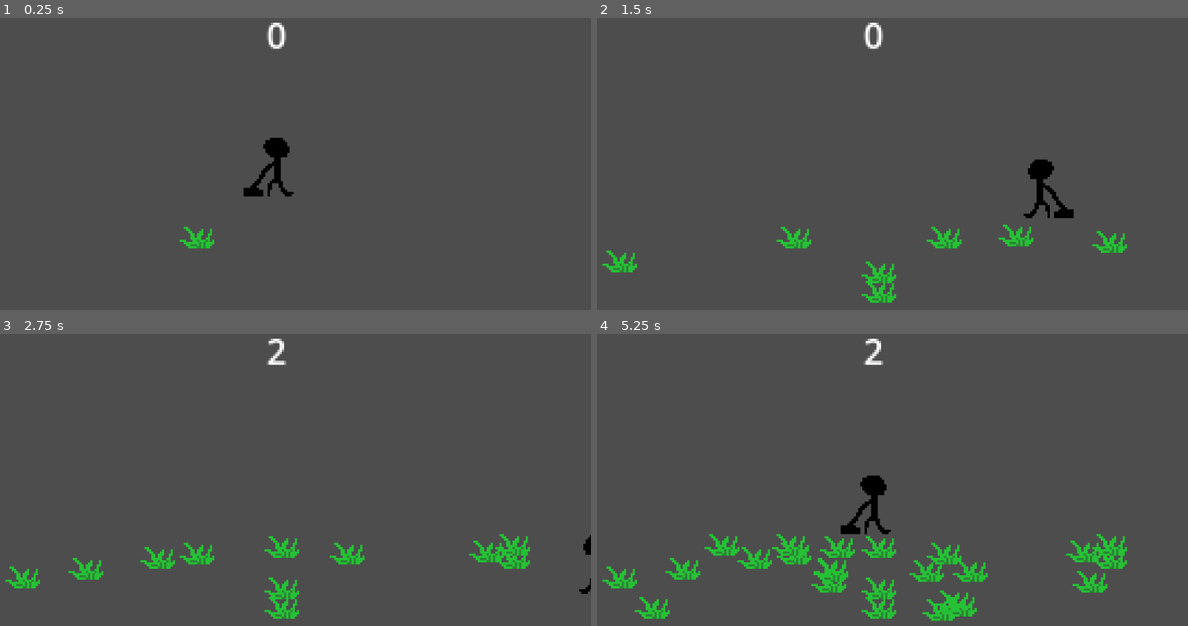
Above: before the commit, frames 1-4 (two rows, left to right).
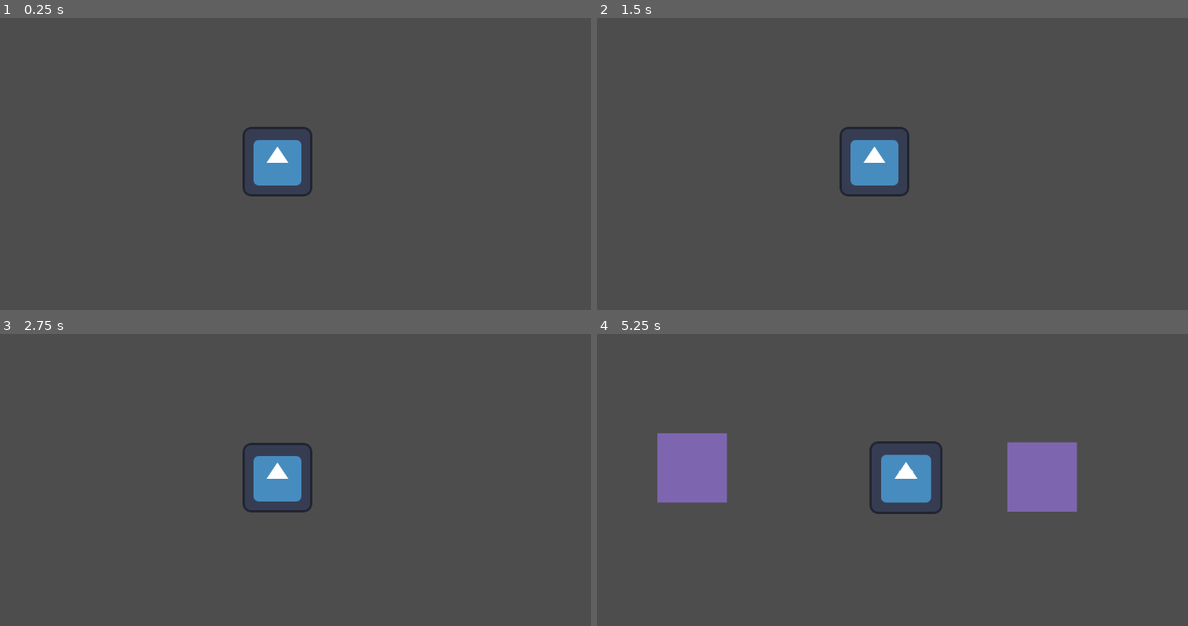
Above: after the commit, the same moments.

Repository: Domo-W/A-Warm-Home
Game: Godot game, scene res://PrototypeLevels/trash_pickup_minigame.tscn
Two runs of this game, one before a commit and one after it. Both use one fixed random seed, a clock stepped at 60 frames per second and the inputs below. Before the commit the project starts from res://PrototypeLevels/lawn_mowing_minigame.tscn. The engine's default icon, where the game draws it, is replaced by a stand-in: a white triangle on a blue panel in a dark square.
Inputs (mouse positions are in pixels of both pictures, inside the frame that each line leads up to):
- Up to frame 1 (0.25 s): no input
- Up to frame 2 (1.5 s): move the mouse to (1010, 143) at 0.52 s; press the mouse at (1010, 143) at 0.53 s; hold D (move_right) 0.53-1.28 s; move the mouse to (750, 178) at 1.27 s; release the mouse at (750, 178) at 1.28 s; hold S (move_down) from 1.28 s (still down); tap E (interact) at 1.35 s
- Up to frame 3 (2.75 s): click (153, 494) at 1.55 s; move the mouse to (342, 401) at 2.02 s; release S (move_down) at 2.03 s; press the mouse at (342, 401) at 2.03 s; hold D (move_right) from 2.03 s (still down)
- Up to frame 4 (5.25 s): move the mouse to (845, 547) at 2.77 s; release D (move_right) at 2.78 s; release the mouse at (845, 547) at 2.78 s; hold W (move_up) 2.78-3.53 s; click (845, 547) at 2.85 s; tap Enter at 3.5 s; move the mouse to (1063, 529) at 3.52 s; press the mouse at (1063, 529) at 3.53 s; hold A (move_left) 3.53-5.03 s; tap E (interact) at 3.6 s; move the mouse to (685, 424) at 4.27 s; release the mouse at (685, 424) at 4.28 s; click (685, 424) at 4.35 s; move the mouse to (904, 477) at 5.02 s; press the mouse at (904, 477) at 5.03 s; hold S (move_down) from 5.03 s (still down)

The runs differ from the first frame. In frame 1, 2.2% of the frame differs, in the area x 30-53%, y 1-80%; in frame 2, 4.0%; in frame 3, 4.3%; in frame 4, 13%, in the area x 0-90%, y 1-99%.

Commit message:
geofffffff

Diff:
--- a/PrototypeLevels/trash_pickup_minigame.tscn
+++ b/PrototypeLevels/trash_pickup_minigame.tscn
@@ -1,11 +1,21 @@
-[gd_scene load_steps=3 format=3 uid="uid://crmfsin4hce3g"]
+[gd_scene load_steps=4 format=3 uid="uid://crmfsin4hce3g"]
 
 [ext_resource type="Script" path="res://Scripts/GeoffScripts/trash_pickup_manager.gd" id="1_5uwl1"]
+[ext_resource type="PackedScene" uid="uid://d3ab03uirfoop" path="res://Scripts/GeoffScripts/draggable_trash.tscn" id="2_eu4uh"]
 [ext_resource type="PackedScene" uid="uid://c5wly7ft6wgh5" path="res://Scripts/GeoffScripts/droppable_area.tscn" id="2_thcmf"]
 
 [node name="TrashPickupMinigame" type="Node2D"]
 
+[node name="Camera2D" type="Camera2D" parent="."]
+
 [node name="TrashManager" type="Node" parent="."]
+unique_name_in_owner = true
 script = ExtResource("1_5uwl1")
 
+[node name="DraggableTrash" parent="TrashManager" instance=ExtResource("2_eu4uh")]
+
 [node name="DroppableArea" parent="." instance=ExtResource("2_thcmf")]
+position = Vector2(-335, -18)
+
+[node name="DroppableArea2" parent="." instance=ExtResource("2_thcmf")]
+position = Vector2(308, -1)
--- /dev/null
+++ b/Scripts/GeoffScripts/draggable_trash.gd
@@ -0,0 +1,42 @@
+extends Node2D
+var draggable = false
+var is_in_bin = false
+var bin_ref
+var offset: Vector2
+var initialPos: Vector2
+
+func _process(delta):
+	if draggable:
+		if Input.is_action_just_pressed("click"):
+			offset = get_global_mouse_position() - global_position
+			Global.is_dragging_trash=true
+		if Input.is_action_pressed("click"):
+			global_position = get_global_mouse_position()
+		elif Input.is_action_just_released("click"):
+			Global.is_dragging_trash=false
+			var tween = get_tree().create_tween()
+			if is_in_bin:
+				tween.tween_property(self, "position", bin_ref.position, 0.2).set_ease(Tween.EASE_OUT)
+			else:
+				tween.tween_property(self, "global_position", initialPos,0.2).set_ease(Tween.EASE_OUT)
+
+func _on_area_2d_mouse_entered():
+	if not Global.is_dragging_trash:
+		draggable = true
+		scale = Vector2(1.05, 1.05)
+
+func _on_area_2d_mouse_exited():
+	if not Global.is_dragging_trash:
+		draggable = false
+		scale = Vector2(1, 1)
+
+func _on_area_2d_body_entered(body:StaticBody2D):
+	if body.is_in_group("droppable"):
+		is_in_bin = true
+		body.modulate = Color(Color.REBECCA_PURPLE, 1)
+		bin_ref = body
+
+func _on_area_2d_body_exited(body):
+	if body.is_in_group("droppable"):
+		is_in_bin = false
+		body.modulate = Color(Color.MEDIUM_PURPLE, 1)
--- /dev/null
+++ b/Scripts/GeoffScripts/draggable_trash.tscn
@@ -0,0 +1,23 @@
+[gd_scene load_steps=4 format=3 uid="uid://d3ab03uirfoop"]
+
+[ext_resource type="Texture2D" uid="uid://bdhrfskm2irck" path="res://icon.svg" id="1_a3s5g"]
+[ext_resource type="Script" path="res://Scripts/GeoffScripts/draggable_trash.gd" id="1_p53op"]
+
+[sub_resource type="RectangleShape2D" id="RectangleShape2D_buaoq"]
+size = Vector2(128, 128)
+
+[node name="DraggableTrash" type="Node2D"]
+script = ExtResource("1_p53op")
+
+[node name="Sprite2D" type="Sprite2D" parent="."]
+texture = ExtResource("1_a3s5g")
+
+[node name="Area2D" type="Area2D" parent="."]
+
+[node name="CollisionShape2D" type="CollisionShape2D" parent="Area2D"]
+shape = SubResource("RectangleShape2D_buaoq")
+
+[connection signal="body_entered" from="Area2D" to="." method="_on_area_2d_body_entered"]
+[connection signal="body_exited" from="Area2D" to="." method="_on_area_2d_body_exited"]
+[connection signal="mouse_entered" from="Area2D" to="." method="_on_area_2d_mouse_entered"]
+[connection signal="mouse_exited" from="Area2D" to="." method="_on_area_2d_mouse_exited"]
--- a/Scripts/GeoffScripts/droppable_area.gd
+++ b/Scripts/GeoffScripts/droppable_area.gd
@@ -8,4 +8,7 @@
 
 # Called every frame. 'delta' is the elapsed time since the previous frame.
 func _process(delta):
-	pass
+	if Global.is_dragging_trash:
+		visible = true
+	else:
+		visible = false
--- a/Scripts/GeoffScripts/droppable_area.tscn
+++ b/Scripts/GeoffScripts/droppable_area.tscn
@@ -5,7 +5,7 @@
 [sub_resource type="RectangleShape2D" id="RectangleShape2D_ab0ay"]
 size = Vector2(126, 127)
 
-[node name="DroppableArea" type="StaticBody2D"]
+[node name="DroppableArea" type="StaticBody2D" groups=["droppable"]]
 script = ExtResource("1_4aqm0")
 
 [node name="CollisionShape2D" type="CollisionShape2D" parent="."]
--- a/Scripts/GeoffScripts/trash_pickup_manager.gd
+++ b/Scripts/GeoffScripts/trash_pickup_manager.gd
@@ -1,10 +1,10 @@
-extends Node2D
+extends Node
 
 var is_dragging = false
 
 # Called when the node enters the scene tree for the first time.
 func _ready():
-	pass # Replace with function body.
+	pass
 
 
 # Called every frame. 'delta' is the elapsed time since the previous frame.
--- /dev/null
+++ b/Scripts/global.gd
@@ -0,0 +1,3 @@
+extends Node2D
+
+var is_dragging_trash = false
--- a/project.godot
+++ b/project.godot
@@ -11,9 +11,13 @@
 [application]
 
 config/name="A Warm Home"
-run/main_scene="res://PrototypeLevels/lawn_mowing_minigame.tscn"
+run/main_scene="res://PrototypeLevels/trash_pickup_minigame.tscn"
 config/features=PackedStringArray("4.2", "Forward Plus")
 config/icon="res://icon.svg"
+
+[autoload]
+
+Global="*res://Scripts/global.gd"
 
 [input]
 
@@ -46,6 +50,11 @@
 "events": [Object(InputEventKey,"resource_local_to_scene":false,"resource_name":"","device":-1,"window_id":0,"alt_pressed":false,"shift_pressed":false,"ctrl_pressed":false,"meta_pressed":false,"pressed":false,"keycode":0,"physical_keycode":69,"key_label":0,"unicode":101,"echo":false,"script":null)
 ]
 }
+click={
+"deadzone": 0.5,
+"events": [Object(InputEventMouseButton,"resource_local_to_scene":false,"resource_name":"","device":-1,"window_id":0,"alt_pressed":false,"shift_pressed":false,"ctrl_pressed":false,"meta_pressed":false,"button_mask":1,"position":Vector2(119, 14),"global_position":Vector2(122, 46),"factor":1.0,"button_index":1,"canceled":false,"pressed":true,"double_click":false,"script":null)
+]
+}
 
 [rendering]
 
